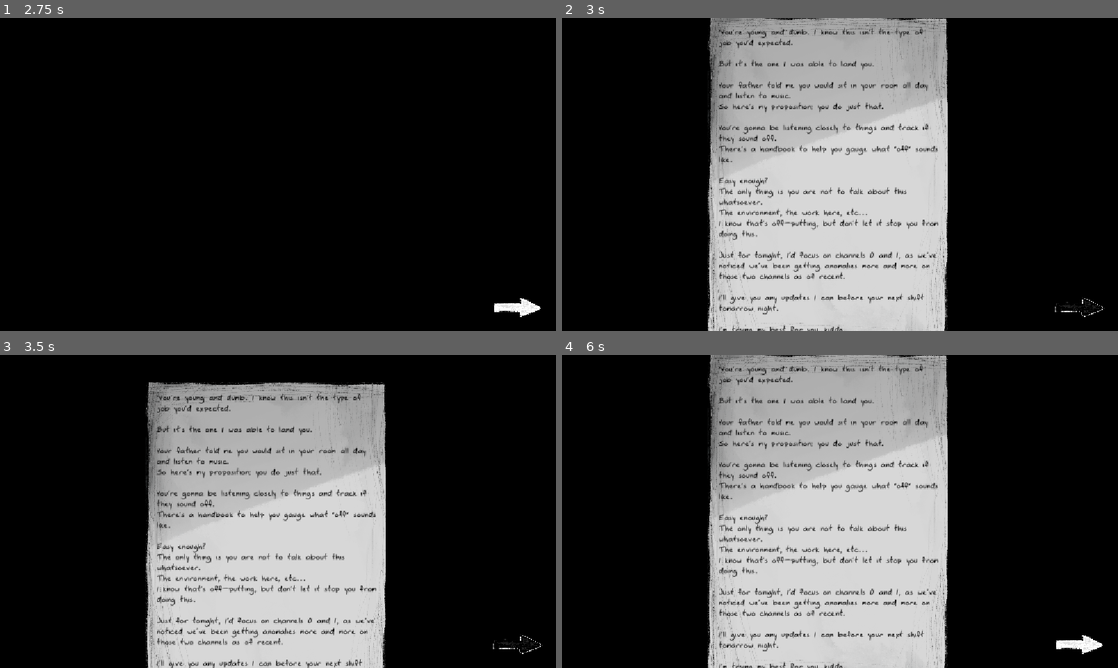
Above: before the commit, frames 1-4 (two rows, left to right).
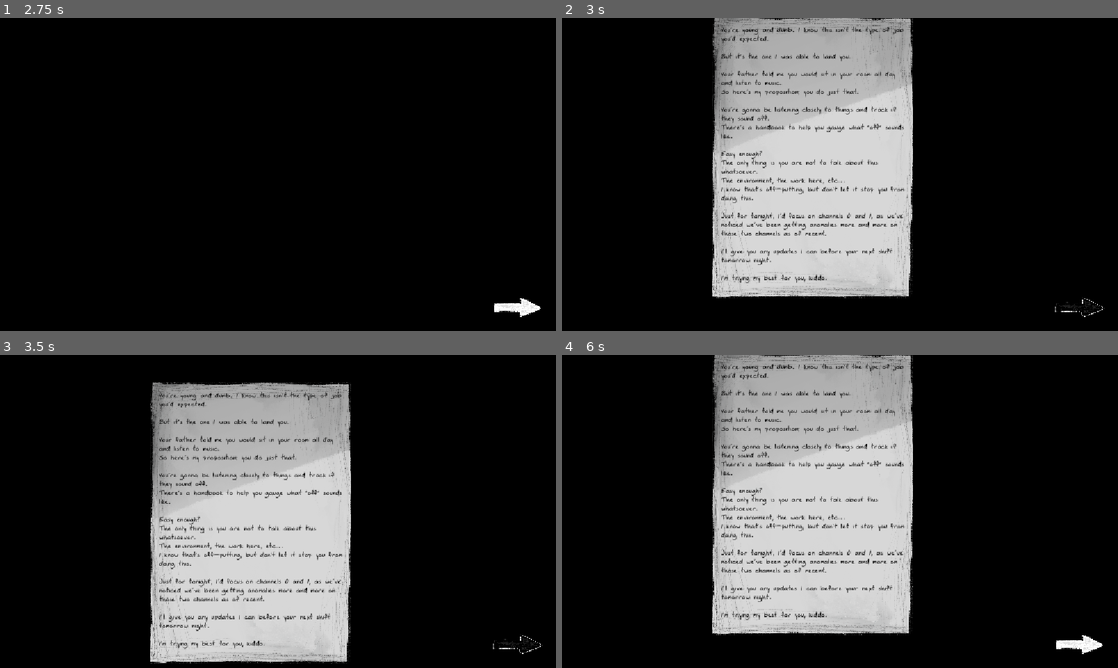
Above: after the commit, the same moments.

Repository: FormerlyWD/serious-game-jam
Game: Godot game, scene res://Scenes/MainMenuScene/main_menu_scene.tscn
Two runs of this game, one before a commit and one after it. Both use one fixed random seed, a clock stepped at 60 frames per second and the inputs below. The engine's default icon, where the game draws it, is replaced by a stand-in: a white triangle on a blue panel in a dark square.
Inputs (mouse positions are in pixels of both pictures, inside the frame that each line leads up to):
- Up to frame 1 (2.75 s): click "go to game ->" at 0.5 s; move the mouse to (400, 158) at 1.27 s; click (400, 158) at 1.35 s; tap Enter at 2 s; drag from (166, 190) to (250, 237) at 2.02 s
- Up to frame 2 (3 s): click (1079, 309) at 2.75 s
- Up to frame 3 (3.5 s): no input
- Up to frame 4 (6 s): click (1079, 646) at 3.5 s; click (1079, 646) at 4.25 s; move the mouse to (895, 442) at 5.02 s; click (895, 442) at 5.1 s; tap Space at 5.75 s; drag from (812, 574) to (673, 464) at 5.77 s

Frame 1 is identical in both runs. In frame 2, 19% of the frame differs, in the area x 26-70%, y 0-100%; in frame 3, 16%; in frame 4, 19%.

Commit message:
removed 1 quotation mark

Diff:
--- a/Scenes/IntroPageScene/IntroPageScene.tscn
+++ b/Scenes/IntroPageScene/IntroPageScene.tscn
@@ -48,7 +48,8 @@
 text = "start shift->"
 
 [node name="IntroPage" type="Node2D" parent="." unique_id=762973415]
-position = Vector2(0, 700)
+position = Vector2(59.000004, 700)
+scale = Vector2(0.8338223, 0.8338223)
 
 [node name="Sprite2D" type="TextureRect" parent="IntroPage" unique_id=1809424038]
 z_index = 8
@@ -73,7 +74,7 @@
 theme_override_constants/outline_size = 2
 theme_override_fonts/normal_font = SubResource("FontVariation_20thw")
 theme_override_font_sizes/normal_font_size = 21
-text = "“You're young and dumb. I know this isn't the type of job you'd expected.
+text = "You're young and dumb. I know this isn't the type of job you'd expected.
 
 But it's the one I was able to land you.
 
